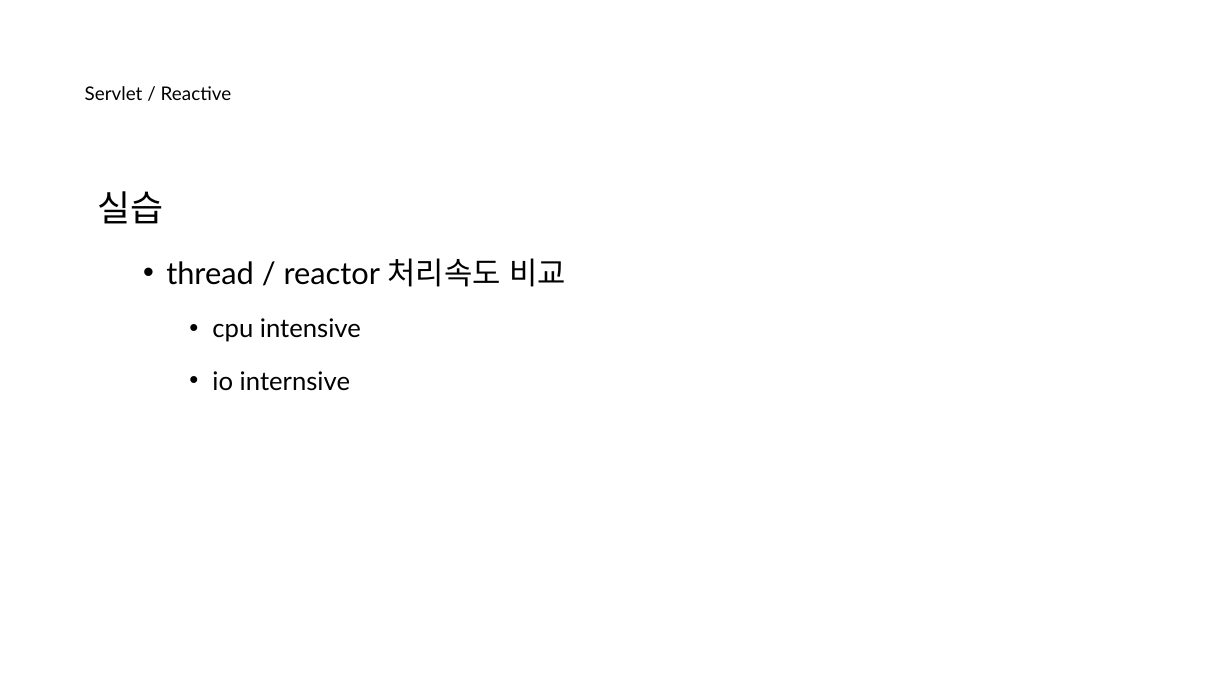
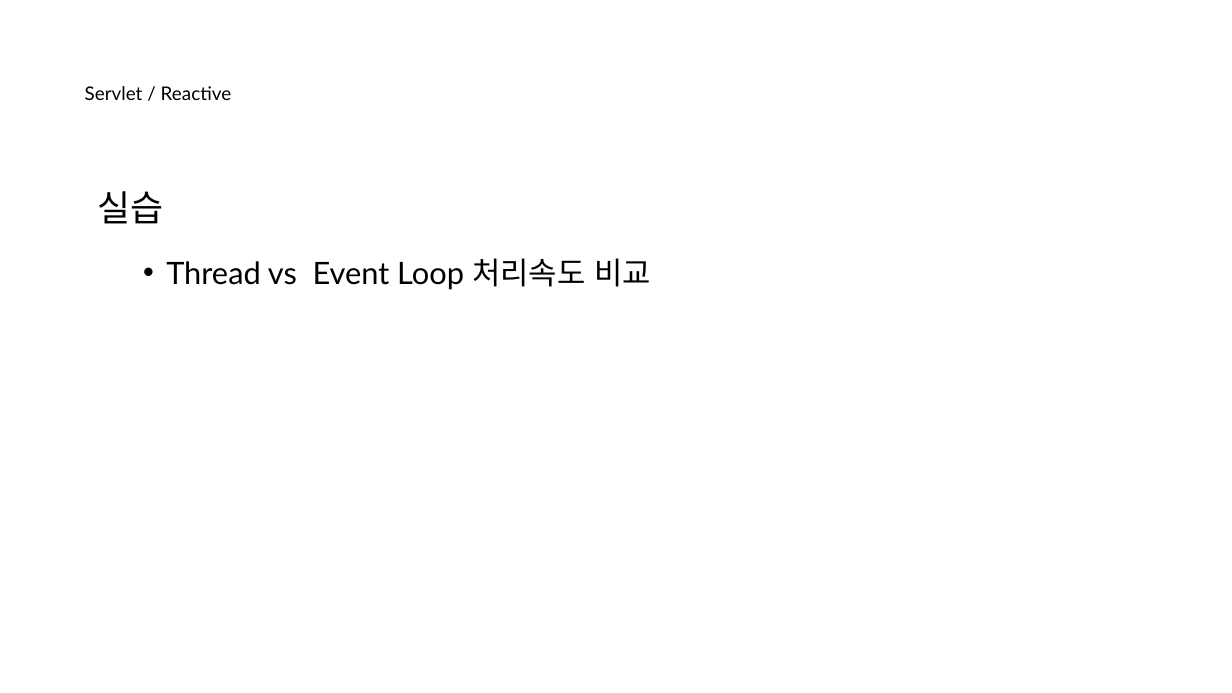
Before and after one commit to nayasis/fastcampus-hyper-webflux, a slide deck: slide 21 of 99.ppt/[Ch4-1. 비동기 서비스 소개] 1-2. 비동기 호출이란 ~ 1-3. Servlet_Reactive.pptx (slide 18 before the commit). Drawn at 1232x693 pixels with LibreOffice and Linux fonts; fonts in the diff are those of the drawing; background and template pictures are left out. Boxes give left, top, right and bottom in pixels: in the first picture for what was removed or moved away, otherwise in the second. Text is boxed around its words. In the diff, an @@ line names an element or a change of style, - is before the commit and + after.

```diff
--- a/99.ppt/[Ch4-1. 비동기 서비스 소개] 1-2. 비동기 호출이란 ~ 1-3. Servlet_Reactive.pptx
+++ b/99.ppt/[Ch4-1. 비동기 서비스 소개] 1-2. 비동기 호출이란 ~ 1-3. Servlet_Reactive.pptx
@@ text at [166, 258, 651, 290]: text changed; size 15 to 18 pt @@
-  • thread / reactor 처리속도 비교
-    • cpu intensive
-    • io internsive
+  • Thread vs Event Loop 처리속도 비교
```
Also in this commit, not shown: 10 other slides changed, 3 slides added, 3 other files.
